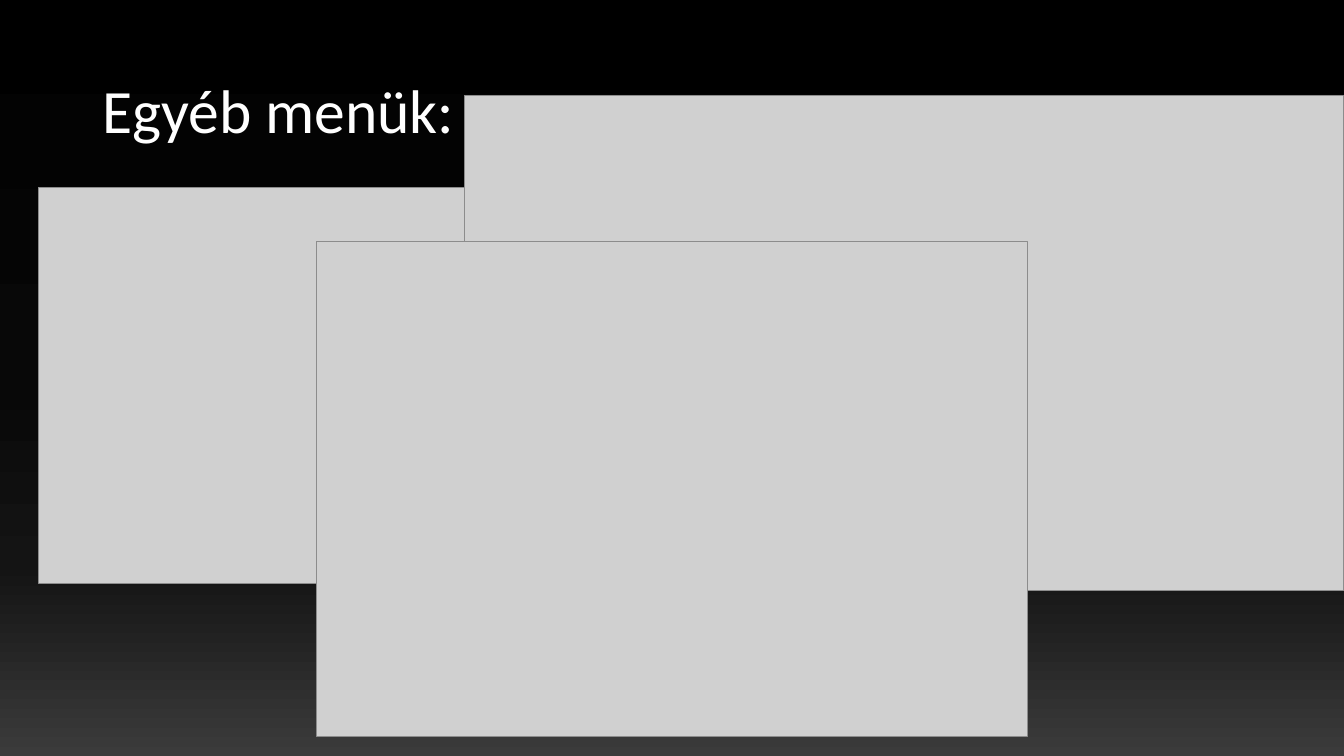
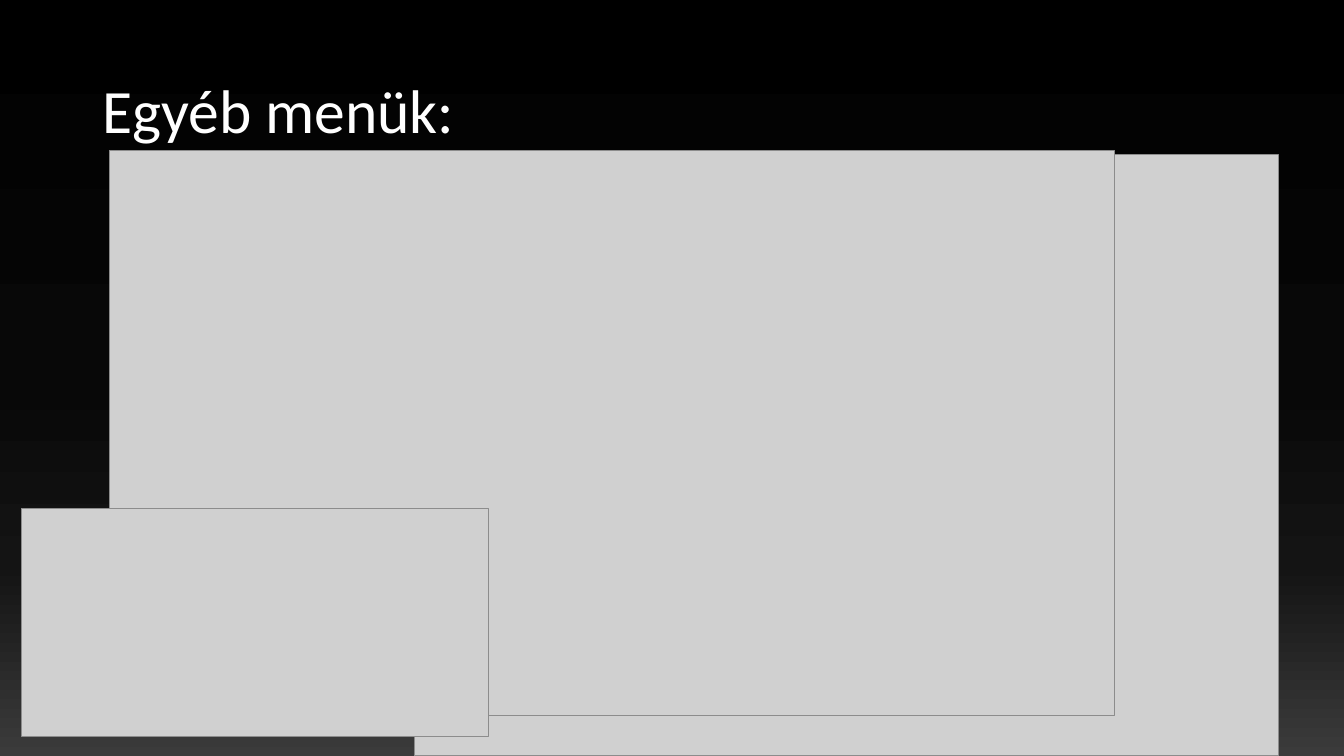
Before and after one commit to szollingerrajmund/SpaceHunter, a slide deck: slide 6 of PPT/Space Hunter.pptx. Drawn at 1344x756 pixels with LibreOffice and Linux fonts; fonts in the diff are those of the drawing; grey boxes stand for pictures. Boxes give left, top, right and bottom in pixels: in the first picture for what was removed or moved away, otherwise in the second. Text is boxed around its words. In the diff, an @@ line names an element or a change of style, - is before the commit and + after.

```diff
--- a/PPT/Space Hunter.pptx
+++ b/PPT/Space Hunter.pptx
@@ picture: place and size @@
-picture at <box>465,96,1344,591</box>
+picture at <box>110,150,1115,716</box>
@@ picture: place and size @@
-picture at <box>317,242,1027,737</box>
+picture at <box>414,155,1278,756</box>
@@ picture: place and size @@
-picture at <box>38,188,851,584</box>
+picture at <box>22,509,489,737</box>
```
Also in this commit, not shown: 3 other slides changed, 2 slides added, 2 slides removed.
